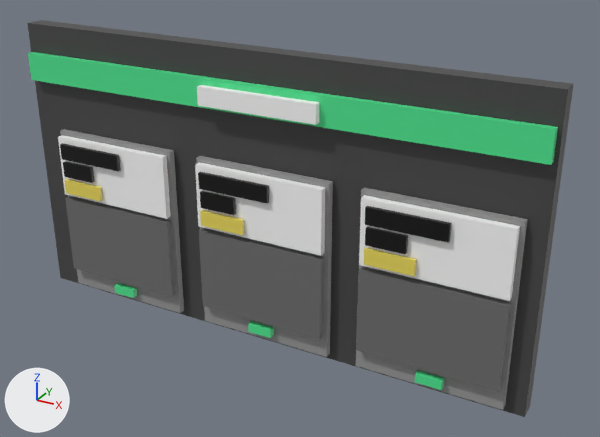
The glTF model public/models/fs.glb: old version first, new version second.
Before and after are seen from a 50 mm lens placed at (15.1, -24.5, 17.6), pointed at (1.5, 0.2, 5.3). Lighting does not change. The marker at lower left points along +X, +Y and +Z. Where no turn or scale is listed for an object, it has been applied to the vertices.
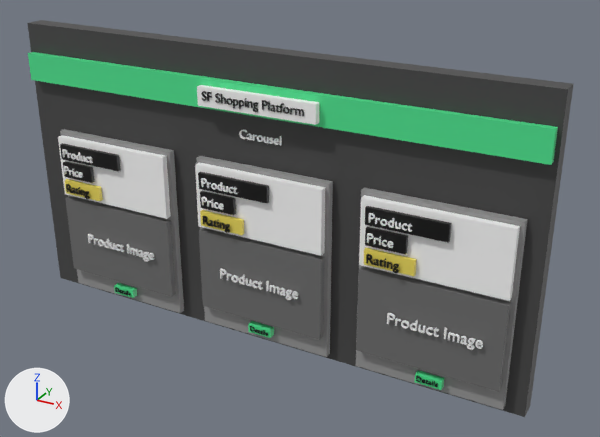
Commit message: text on projects

What differs and where, as boxes (x1, y1, x2, y2) in the pictures (600 x 437 px):
'Text.012', added
    after: (387, 312, 483, 350)
'Text', added
    after: (201, 91, 304, 116)
'Text.010', added
    after: (220, 268, 299, 300)
'Text.011', added
    after: (88, 234, 154, 261)
'Text.007', added
    after: (368, 213, 412, 232)
'Text.016', added
    after: (239, 129, 282, 146)
'Text.009', added
    after: (366, 254, 399, 273)
'Text.004', added
    after: (201, 178, 238, 194)
'Text.006', added
    after: (202, 216, 230, 233)
'Text.001', added
    after: (62, 149, 93, 163)
'Text.008', added
    after: (367, 233, 394, 248)
'Text.003', added
    after: (66, 184, 90, 199)
'Text.005', added
    after: (201, 196, 224, 210)
'Text.002', added
    after: (64, 166, 83, 178)
'Text.015', added
    after: (416, 376, 438, 387)
'Text.014', added
    after: (250, 326, 268, 336)
'Text.013', added
    after: (115, 287, 131, 296)

Diff of the bpy script that builds the scene:
```diff
--- a/public/models/fs.glb.py
+++ b/public/models/fs.glb.py
@@ ob_text_016 @@
+ob_text_016 = bpy.data.objects.new('Text.016', me_text_016)  # 1432 vertices, 2844 faces; spans x 0.02..1.74, y -0.03..0.03, z 0.0..0.33; in mat_item (white #ffffff)
+ob_text_016.location = (-0.64, -0.43, 8.22)
@@ ob_text_015 @@
+ob_text_015 = bpy.data.objects.new('Text.015', me_text_015)  # 1150 vertices, 2280 faces; spans x 0.022..0.804, y -0.021..0.021, z -0.003..0.198; in mat_names (black #000000)
+ob_text_015.location = (6.81, -1.01, 0.63)
@@ ob_text_014 @@
+ob_text_014 = bpy.data.objects.new('Text.014', me_text_015.copy())
+ob_text_014.location = (-0.04, -1.01, 0.66)
@@ ob_text_013 @@
+ob_text_013 = bpy.data.objects.new('Text.013', me_text_015.copy())
+ob_text_013.location = (-6.75, -1.01, 0.62)
@@ ob_text_012 @@
+ob_text_012 = bpy.data.objects.new('Text.012', me_text_012)  # 2274 vertices, 4528 faces; spans x 0.04..3.43, y -0.04..0.04, z -0.13..0.4; in mat_item (white #ffffff)
+ob_text_012.location = (5.63, -1.07, 2.67)
@@ ob_text_011 @@
+ob_text_011 = bpy.data.objects.new('Text.011', me_text_012.copy())
+ob_text_011.location = (-7.91, -1.07, 2.67)
@@ ob_text_010 @@
+ob_text_010 = bpy.data.objects.new('Text.010', me_text_012.copy())
+ob_text_010.location = (-1.31, -1.07, 2.67)
@@ ob_text_009 @@
+ob_text_009 = bpy.data.objects.new('Text.009', me_text_009)  # 1382 vertices, 2752 faces; spans x 0.037..1.207, y -0.035..0.035, z -0.111..0.329; in mat_names (black #000000)
+ob_text_009.location = (4.82, -1.21, 4.87)
@@ ob_text_008 @@
+ob_text_008 = bpy.data.objects.new('Text.008', me_text_008)  # 720 vertices, 1424 faces; spans x 0.034..0.969, y -0.035..0.035, z -0.004..0.329; in mat_item (white #ffffff)
+ob_text_008.location = (4.82, -1.21, 5.65)
@@ ob_text_007 @@
+ob_text_007 = bpy.data.objects.new('Text.007', me_text_007)  # 994 vertices, 1972 faces; spans x 0.03..1.56, y -0.03..0.03, z 0.0..0.33; in mat_item (white #ffffff)
+ob_text_007.location = (4.85, -1.21, 6.38)
@@ ob_text_006 @@
+ob_text_006 = bpy.data.objects.new('Text.006', me_text_009.copy())
+ob_text_006.location = (-1.89, -1.21, 4.87)
@@ ob_text_005 @@
+ob_text_005 = bpy.data.objects.new('Text.005', me_text_008.copy())
+ob_text_005.location = (-1.89, -1.21, 5.65)
@@ ob_text_004 @@
+ob_text_004 = bpy.data.objects.new('Text.004', me_text_007.copy())
+ob_text_004.location = (-1.86, -1.21, 6.38)
@@ ob_text_003 @@
+ob_text_003 = bpy.data.objects.new('Text.003', me_text_009.copy())
+ob_text_003.location = (-8.66, -1.21, 4.87)
@@ ob_text_002 @@
+ob_text_002 = bpy.data.objects.new('Text.002', me_text_008.copy())
+ob_text_002.location = (-8.66, -1.21, 5.65)
@@ ob_text_001 @@
+ob_text_001 = bpy.data.objects.new('Text.001', me_text_007.copy())
+ob_text_001.location = (-8.63, -1.21, 6.38)
@@ ob_text @@
+ob_text = bpy.data.objects.new('Text', me_text)  # 3076 vertices, 6108 faces; spans x 0.02..4.12, y -0.03..0.03, z -0.11..0.33; in mat_names (black #000000)
+ob_text.location = (-1.81, -0.98, 9.6)
```
